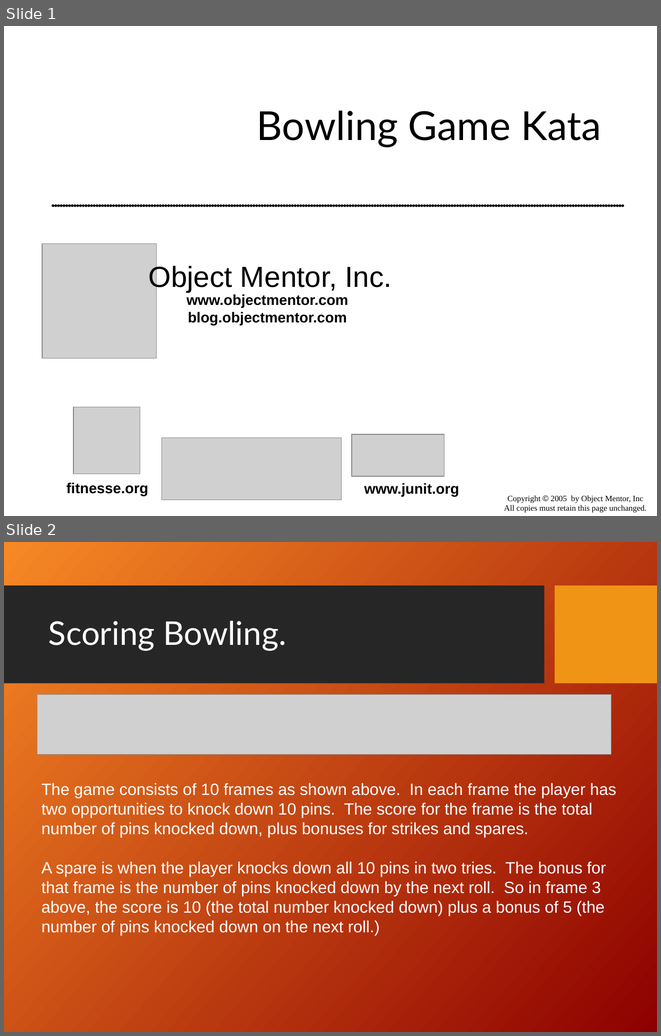
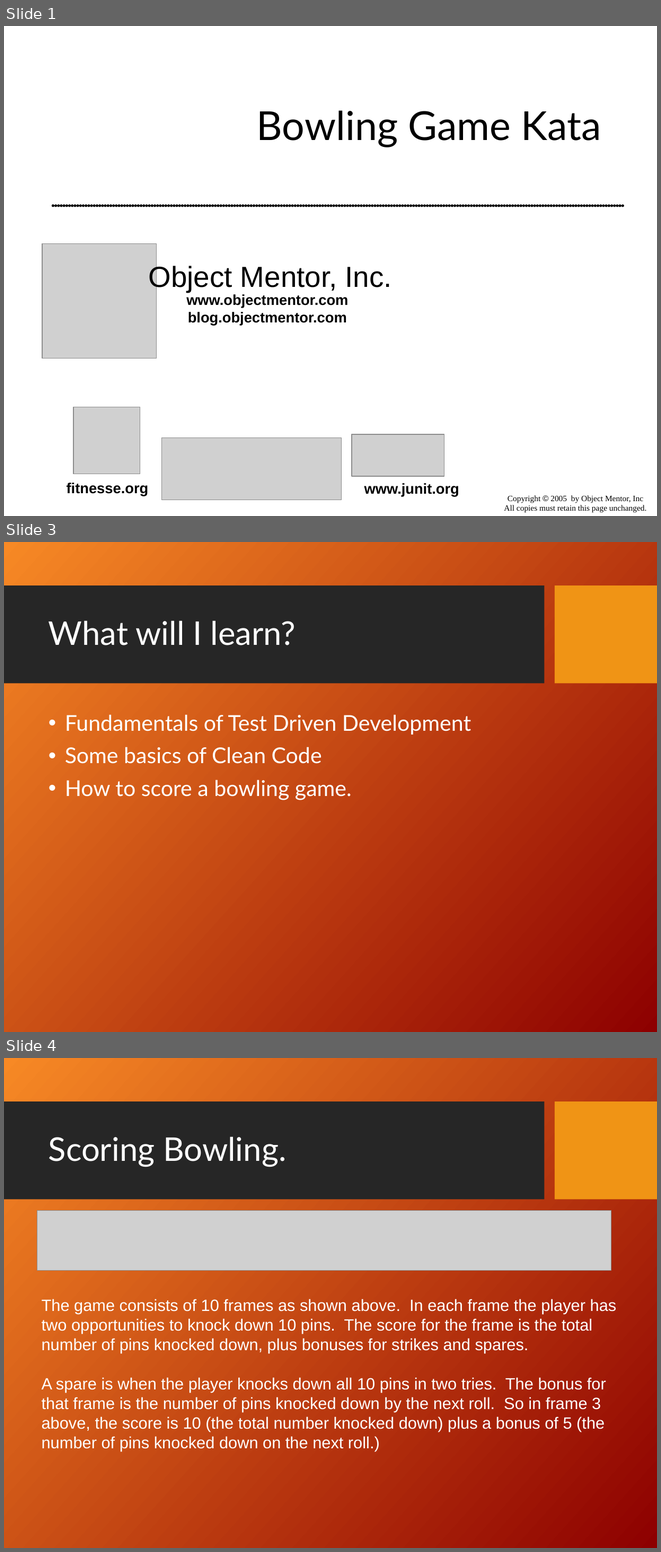
Before and after one commit to dkneuma/BowlingGame, a slide deck: Documentation/Bowling Game Kata.ppt. Shown one above the other, each under a label of ours: slides 1 and 2 before the commit, slides 1, 3 and 4 after it; the slides between them are not shown. The pictures are 661x1036 and 661x1552 pixels, drawn with LibreOffice and Linux fonts; fonts in the diff are those of the drawing; grey boxes stand for pictures; background and template pictures are left out. Boxes give left, top, right and bottom in pixels: in the first picture for what was removed or moved away, otherwise in the second. Text is boxed around its words. In the diff, an @@ line names an element or a change of style, - is before the commit and + after.

```diff
--- a/Documentation/Bowling Game Kata.ppt
+++ b/Documentation/Bowling Game Kata.ppt
@@ slide 3 added at bbox=[4, 542, 657, 1032], background picture (left out); not listed: 2 template elements that a slide beside it also shows @@
@@ title added at bbox=[49, 620, 296, 645], 36 pt, text #FFFFFF @@
+What will I learn?
@@ text added at bbox=[65, 714, 471, 800], 24 pt, text #FFFFFF @@
+• Fundamentals of Test Driven Development
+• Some basics of Clean Code
+• How to score a bowling game.
@@ what was slide 2 is now slide 4 @@
```
Also in this commit, not shown: 2 slides changed, 2 other slides added, 5 other files.
